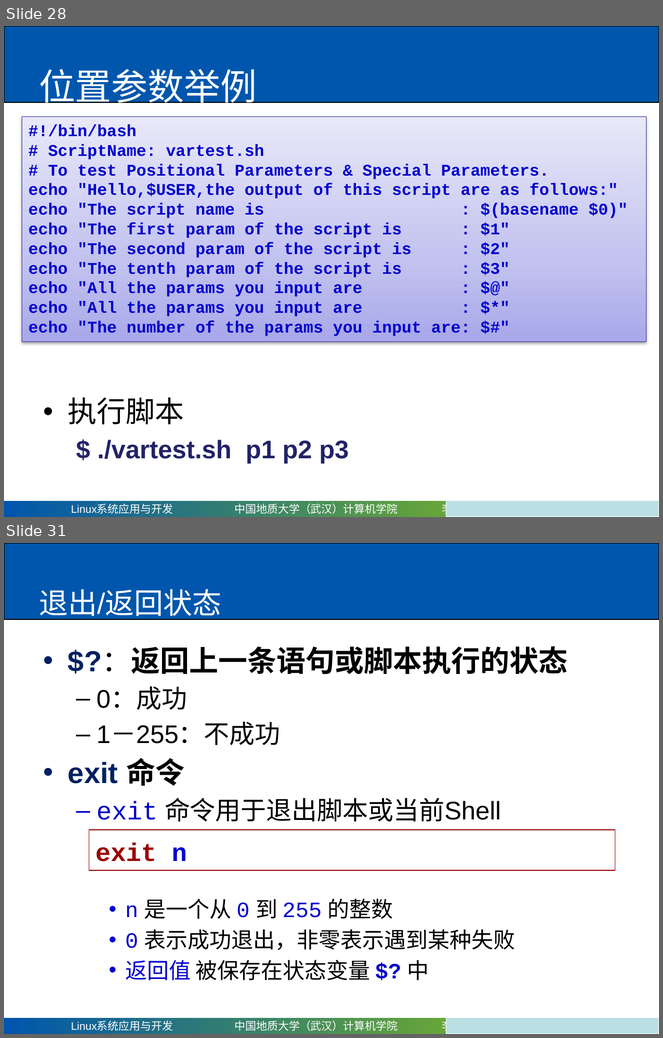
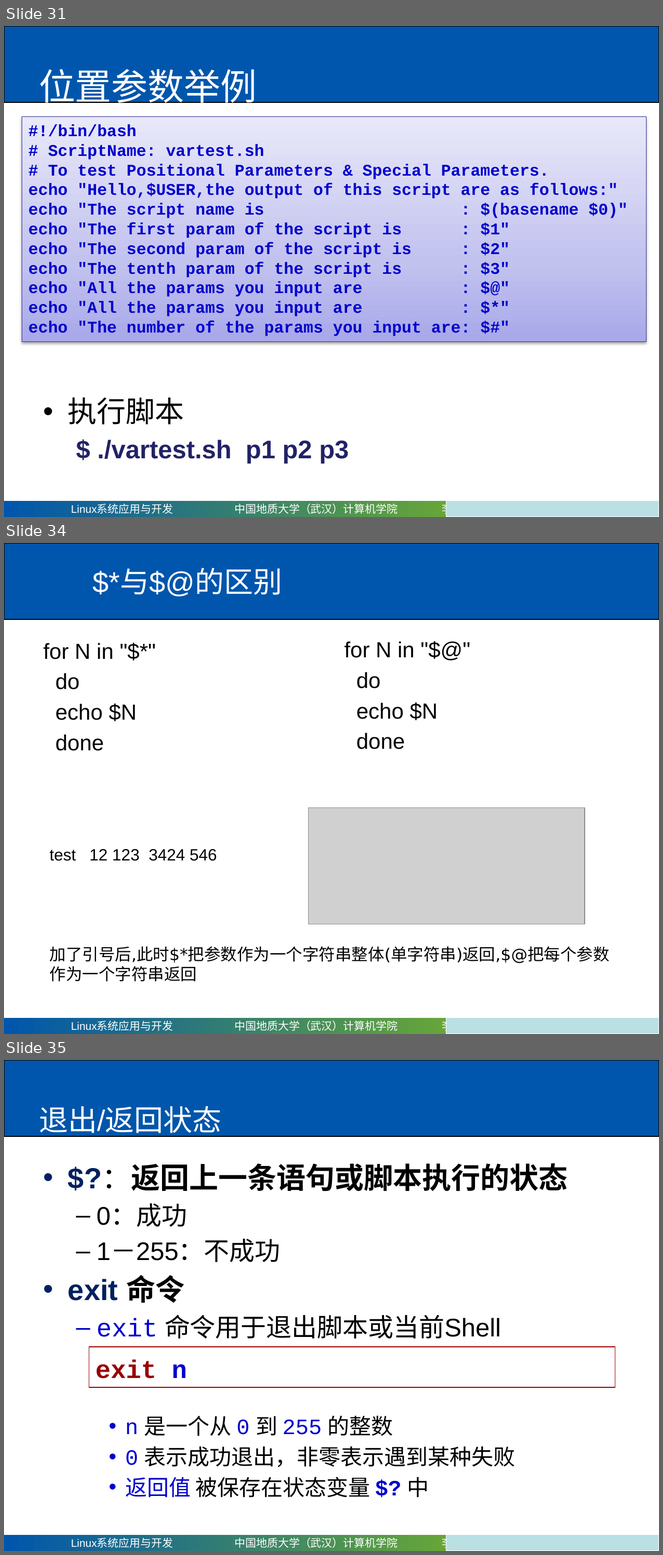
Before and after one commit to mxy493/CUGCS, a slide deck: 3-1大三上/Linux系统应用与开发（康晓军）/课件/第四章 shell编程.pptx. Shown one above the other, each under a label of ours: slides 28 and 31 before the commit, slides 31, 34 and 35 after it; the slides between them are not shown. The pictures are 663x1038 and 663x1555 pixels, drawn with LibreOffice and Linux fonts; fonts in the diff are those of the drawing; grey boxes stand for pictures. Boxes give left, top, right and bottom in pixels: in the first picture for what was removed or moved away, otherwise in the second. Text is boxed around its words. In the diff, an @@ line names an element or a change of style, - is before the commit and + after.

```diff
--- a/3-1大三上/Linux系统应用与开发（康晓军）/课件/第四章 shell编程.pptx
+++ b/3-1大三上/Linux系统应用与开发（康晓军）/课件/第四章 shell编程.pptx
@@ slide 34 added at (x1=4, y1=543, x2=659, y2=1034), background #FFFFFF; not listed: 3 template elements that a slide beside it also shows @@
@@ title added at (x1=92, y1=570, x2=282, y2=597), 32 pt, text #FFFFFF @@
+$*与$@的区别
@@ text added at (x1=44, y1=643, x2=137, y2=751), 24 pt, text #000000 @@
+for N in "$*"
+do
+echo $N
+done
@@ text added at (x1=345, y1=641, x2=438, y2=749), 24 pt, text #000000 @@
+for N in "$@"
+do
+echo $N
+done
@@ picture added at (x1=309, y1=808, x2=585, y2=924) @@
@@ text added at (x1=50, y1=849, x2=217, y2=861), 18 pt, text #000000 @@
+test 12 123 3424 546
@@ text added at (x1=50, y1=947, x2=610, y2=982), 18 pt, text #000000 @@
+加了引号后,此时$*把参数作为一个字符串整体(单字符串)返回,$@把每个参数作为一个字符串返回
@@ what was slide 28 is now slide 31 @@
@@ what was slide 31 is now slide 35 @@
```
Also in this commit, not shown: 17 slides changed, 21 other slides added, 1 slide removed, 3 other files.
